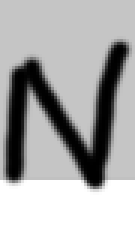
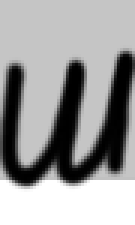
Layered file, before and after one edit (135 x 225). Changes by layer:
added layer "Pasted Layer #6" above "Pasted Layer #5" over [0, 45, 135, 192]
hid "Pasted Layer", painted on it over [0, 36, 135, 195]
